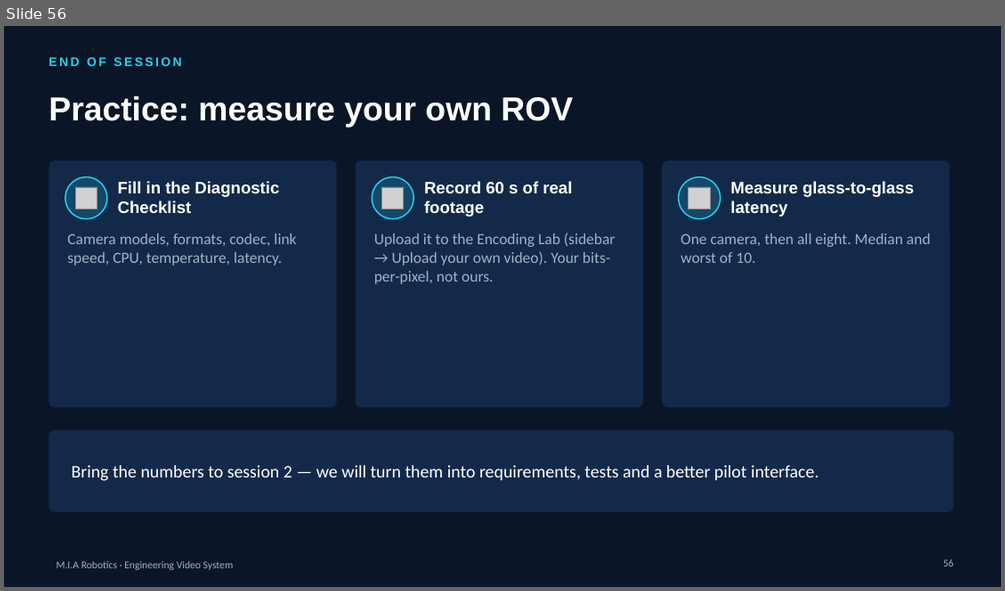
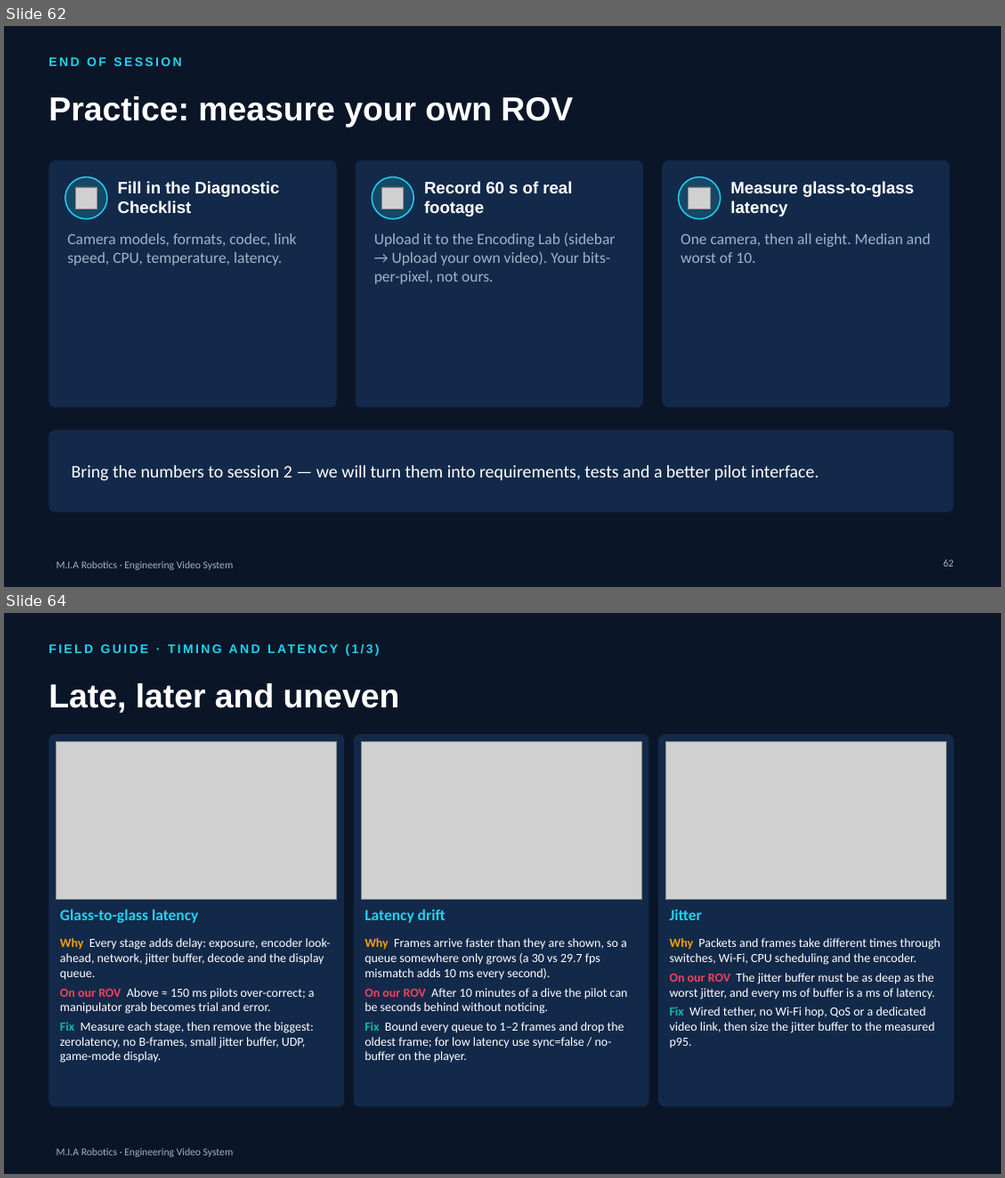
Before and after one commit to YoussefAbbas2001/video-streaming, a slide deck: presentation/MIA_Video_Streaming.pptx. Shown one above the other, each under a label of ours: slide 56 before the commit, slides 62 and 64 after it; the slides between them are not shown. The pictures are 1005x591 and 1005x1178 pixels, drawn with LibreOffice and Linux fonts; fonts in the diff are those of the drawing; grey boxes stand for pictures; background and template pictures are left out. Boxes give left, top, right and bottom in pixels: in the first picture for what was removed or moved away, otherwise in the second. Text is boxed around its words. In the diff, an @@ line names an element or a change of style, - is before the commit and + after.

```diff
--- a/presentation/MIA_Video_Streaming.pptx
+++ b/presentation/MIA_Video_Streaming.pptx
@@ slide 64 added at (x1=4, y1=613, x2=1001, y2=1174), background #0A1628; not listed: 1 template element that a slide beside it also shows @@
@@ text added at (x1=352, y1=644, x2=373, y2=653), 12 pt, text #22D3EE, bold @@
+FIELD GUIDE · TIMING AND LATENCY (1/3)
@@ title added at (x1=48, y1=683, x2=400, y2=713), 32 pt, text #FFFFFF, bold @@
+Late, later and uneven
@@ rounded rectangle added at (x1=48, y1=734, x2=344, y2=1107), fill #13294A @@
@@ picture added at (x1=57, y1=742, x2=337, y2=900) @@
@@ rounded rectangle added at (x1=353, y1=734, x2=648, y2=1107), fill #13294A @@
@@ picture added at (x1=362, y1=742, x2=642, y2=900) @@
@@ rounded rectangle added at (x1=658, y1=734, x2=954, y2=1107), fill #13294A @@
@@ picture added at (x1=666, y1=742, x2=947, y2=900) @@
@@ text added at (x1=60, y1=908, x2=198, y2=923), 15 pt, text #22D3EE, bold @@
+Glass-to-glass latency
@@ text added at (x1=364, y1=908, x2=445, y2=923), 15 pt, text #22D3EE, bold @@
+Latency drift
@@ text added at (x1=670, y1=909, x2=702, y2=920), 15 pt, text #22D3EE, bold @@
+Jitter
@@ text added at (x1=60, y1=938, x2=331, y2=1062), 12 pt, text #FFFFFF @@
+Why Every stage adds delay: exposure, encoder look-ahead, network, jitter buffer, decode and the display queue.
+On our ROV Above ≈ 150 ms pilots over-correct; a manipulator grab becomes trial and error.
+Fix Measure each stage, then remove the biggest: zerolatency, no B-frames, small jitter buffer, UDP, game-mode display.
@@ text added at (x1=364, y1=938, x2=628, y2=1062), 12 pt, text #FFFFFF @@
+Why Frames arrive faster than they are shown, so a queue somewhere only grows (a 30 vs 29.7 fps mismatch adds 10 ms every second).
+On our ROV After 10 minutes of a dive the pilot can be seconds behind without noticing.
+Fix Bound every queue to 1–2 frames and drop the oldest frame; for low latency use sync=false / no-buffer on the player.
@@ text added at (x1=670, y1=938, x2=940, y2=1047), 12 pt, text #FFFFFF @@
+Why Packets and frames take different times through switches, Wi-Fi, CPU scheduling and the encoder.
+On our ROV The jitter buffer must be as deep as the worst jitter, and every ms of buffer is a ms of latency.
+Fix Wired tether, no Wi-Fi hop, QoS or a dedicated video link, then size the jitter buffer to the measured p95.
@@ what was slide 56 is now slide 62 @@
@@ page number at (x1=943, y1=559, x2=954, y2=566): text changed @@
-56
+62
```
Also in this commit, not shown: 22 other slides added, 51 other files.
